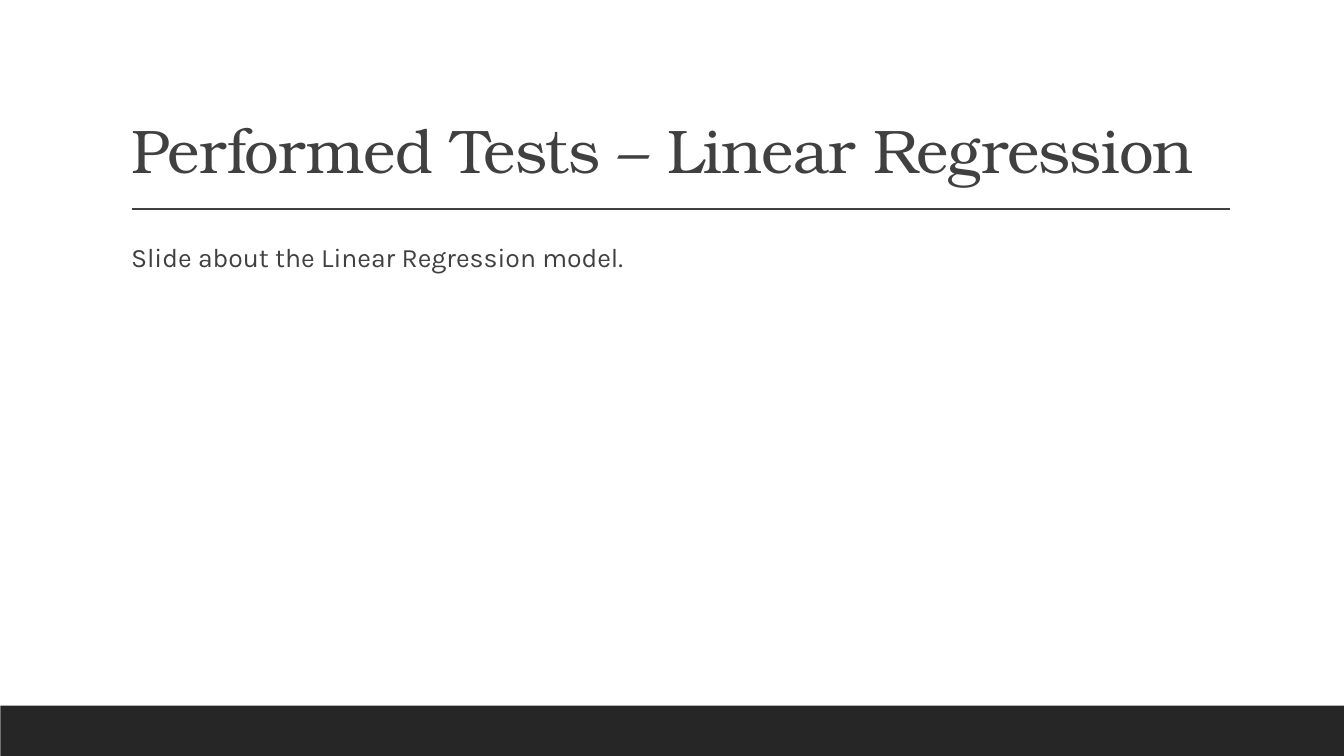
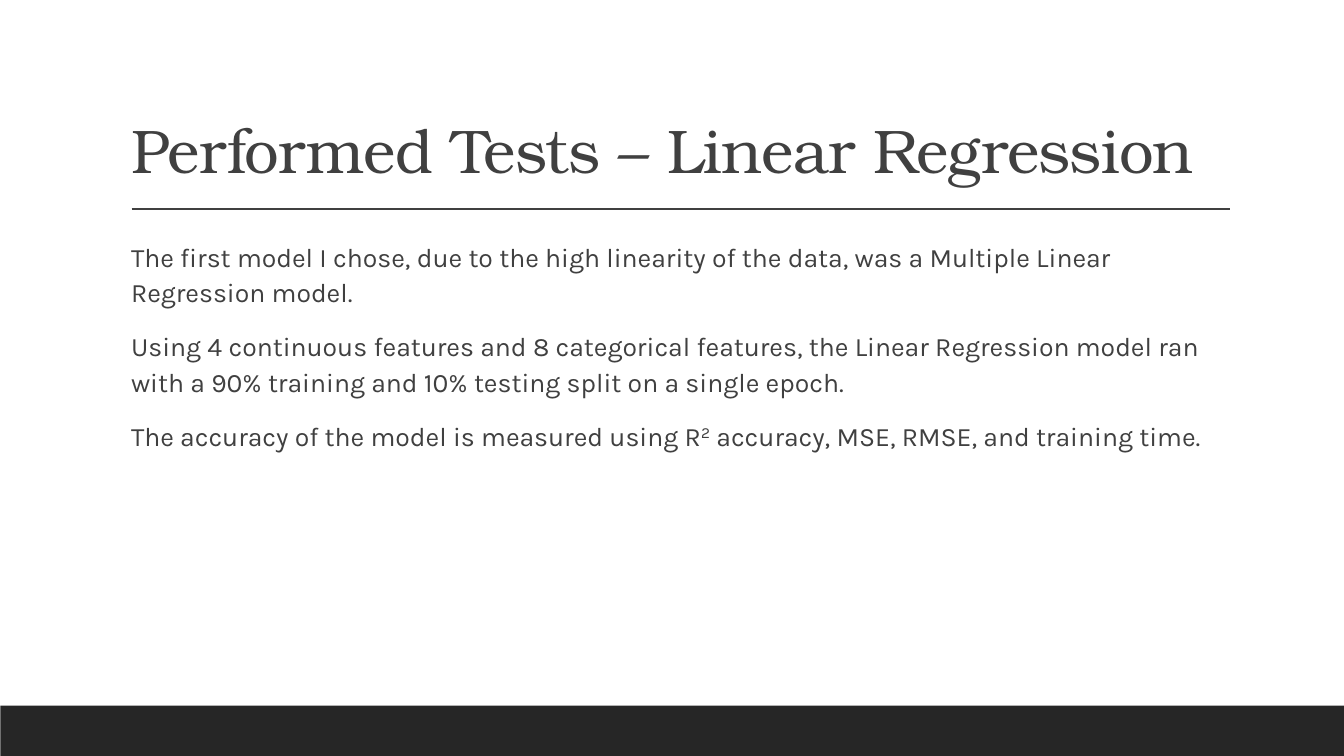
Before and after one commit to DesktopCoder1407/CS4267-MachineLearning, a slide deck: slide 7 of Project-Final Presentation-CS4267-Parker Smith.pptx. Drawn at 1344x756 pixels with LibreOffice and Linux fonts; fonts in the diff are those of the drawing. Boxes give left, top, right and bottom in pixels: in the first picture for what was removed or moved away, otherwise in the second. Text is boxed around its words. In the diff, an @@ line names an element or a change of style, - is before the commit and + after.

```diff
--- a/Project-Final Presentation-CS4267-Parker Smith.pptx
+++ b/Project-Final Presentation-CS4267-Parker Smith.pptx
@@ text at [131,248,1200,453]: text changed @@
-  Slide about the Linear Regression model.
+  The first model I chose, due to the high linearity of the data, was a Multiple Linear Regression model.
+  Using 4 continuous features and 8 categorical features, the Linear Regression model ran with a 90% training and 10% testing split on a single epoch.
+  The accuracy of the model is measured using R2 accuracy, MSE, RMSE, and training time.
```
Also in this commit, not shown: 4 other slides changed.
